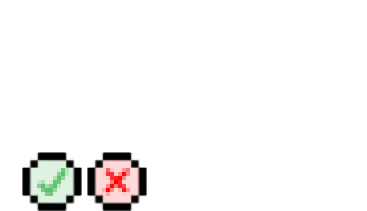
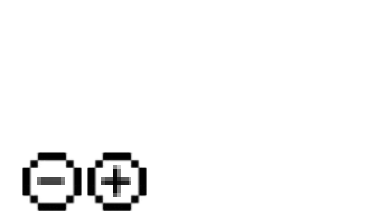
Layer changes from the first 367×211 image to the second:
added group "buttons+-" with 3 layers above "buttons" over box(30, 160, 140, 203)
added layer "Capa 1" in group "buttons+-" over box(37, 165, 131, 197)
added layer "istockphoto-1169925571-612x612-removebg-preview copia 5" (1st of 2, in "buttons+-") in group "buttons+-" over box(30, 160, 74, 203)
added layer "istockphoto-1169925571-612x612-removebg-preview copia 4" (1st of 2, in "buttons+-") in group "buttons+-" over box(94, 160, 140, 203)
hid group "buttons" (7 layers) over box(30, 160, 140, 203)
painted on "tickCheck" over box(36, 167, 69, 197)
painted on "Relleno de color 1 copia" over box(102, 168, 130, 196)
painted on "Relleno de color 1" over box(30, 160, 140, 203)
painted on "istockphoto-1169925571-612x612-removebg-preview copia 5" (2nd of 2, in "buttons") over box(39, 160, 65, 203)
painted on "Relleno de color 2" over box(30, 160, 140, 203)
painted on "istockphoto-1169925571-612x612-removebg-preview copia 4" (2nd of 2, in "buttons") over box(104, 160, 130, 203)
